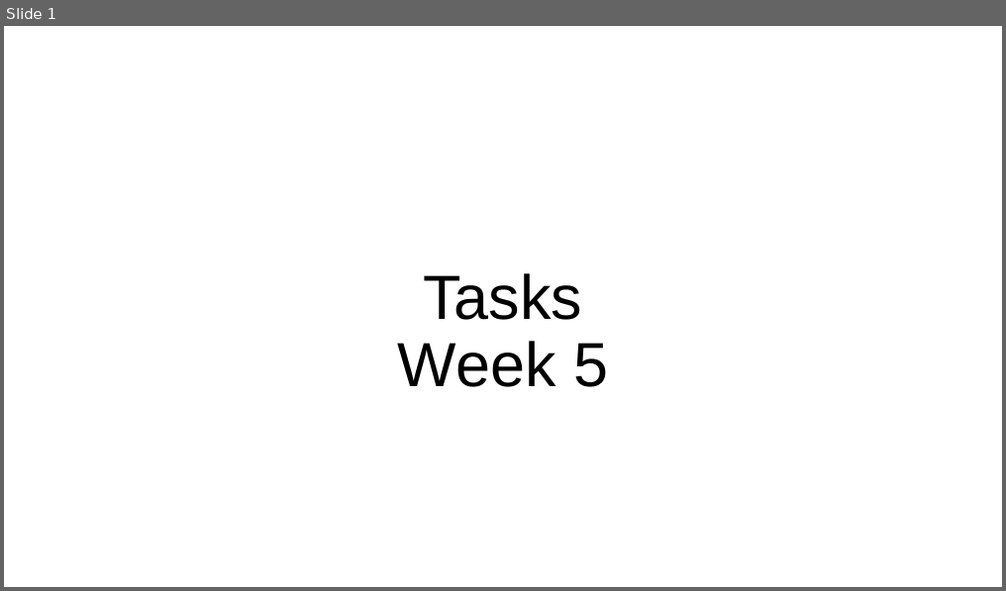
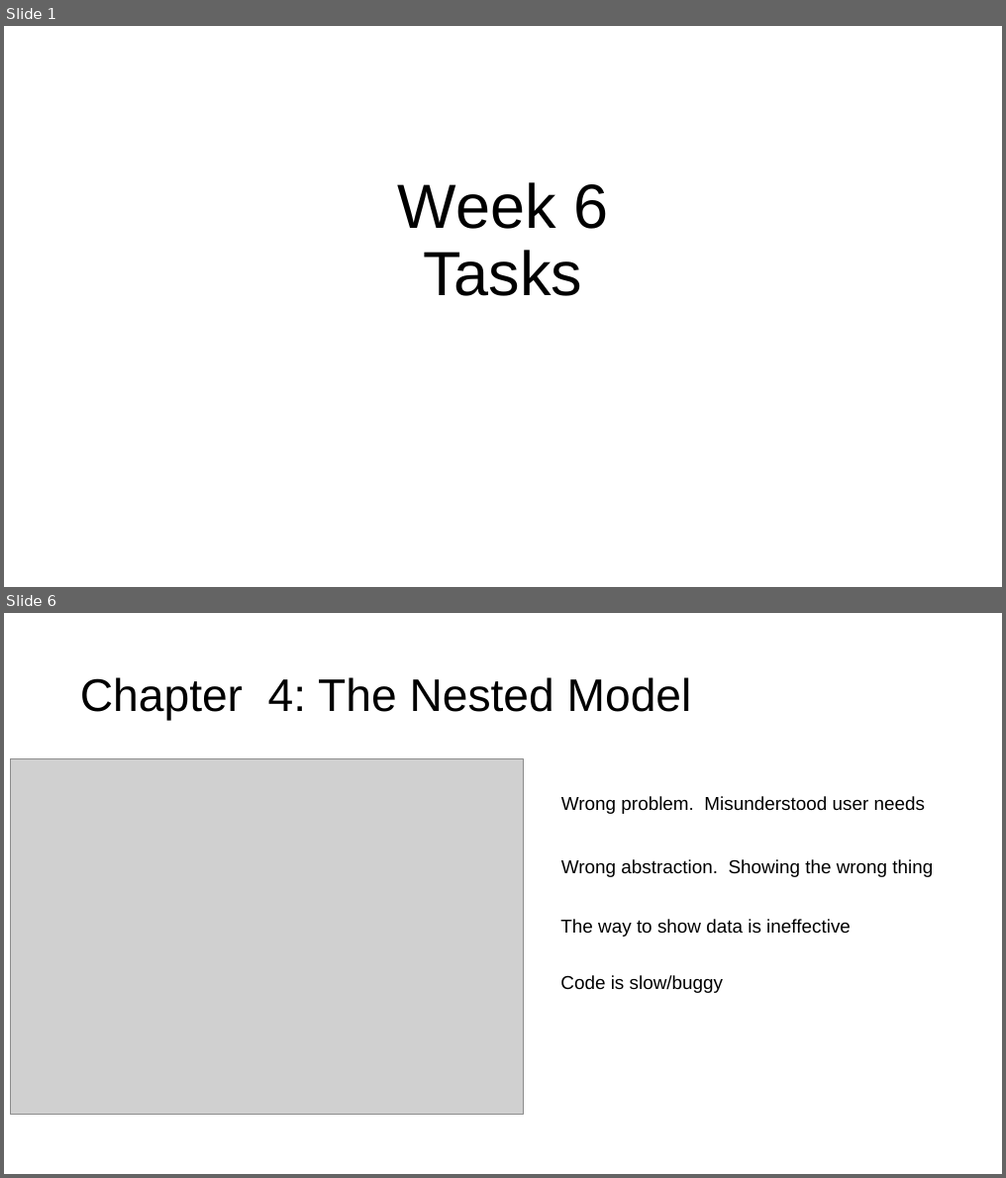
Before and after one commit to columbiaviz/columbiaviz.github.io, a slide deck: 2020s_w6998/lecs/05_tasks.pptx. Shown one above the other, each under a label of ours: slide 1 before the commit, slides 1 and 6 after it; the slides between them are not shown. The pictures are 1006x591 and 1006x1178 pixels, drawn with LibreOffice and Linux fonts; fonts in the diff are those of the drawing; grey boxes stand for pictures. Boxes give left, top, right and bottom in pixels: in the first picture for what was removed or moved away, otherwise in the second. Text is boxed around its words. In the diff, an @@ line names an element or a change of style, - is before the commit and + after.

```diff
--- a/2020s_w6998/lecs/05_tasks.pptx
+++ b/2020s_w6998/lecs/05_tasks.pptx
@@ slide 6 added at (4, 613, 1002, 1174), background #FFFFFF @@
@@ title added at (80, 677, 692, 721), 44 pt, text #000000 @@
+Chapter 4: The Nested Model
@@ picture added at (10, 759, 523, 1115) @@
@@ text added at (561, 796, 925, 814), 18 pt, text #000000 @@
+Wrong problem. Misunderstood user needs
@@ text added at (561, 860, 933, 877), 18 pt, text #000000 @@
+Wrong abstraction. Showing the wrong thing
@@ text added at (560, 919, 850, 937), 18 pt, text #000000 @@
+The way to show data is ineffective
@@ text added at (560, 975, 724, 993), 18 pt, text #000000 @@
+Code is slow/buggy
@@ slide 1 changed as well @@
@@ title at (398, 182, 608, 296): text changed @@
-Tasks
-Week 5
+Week 6
+Tasks
```
Also in this commit, not shown: 2 other slides changed, 8 other slides added, 5 slides removed.
